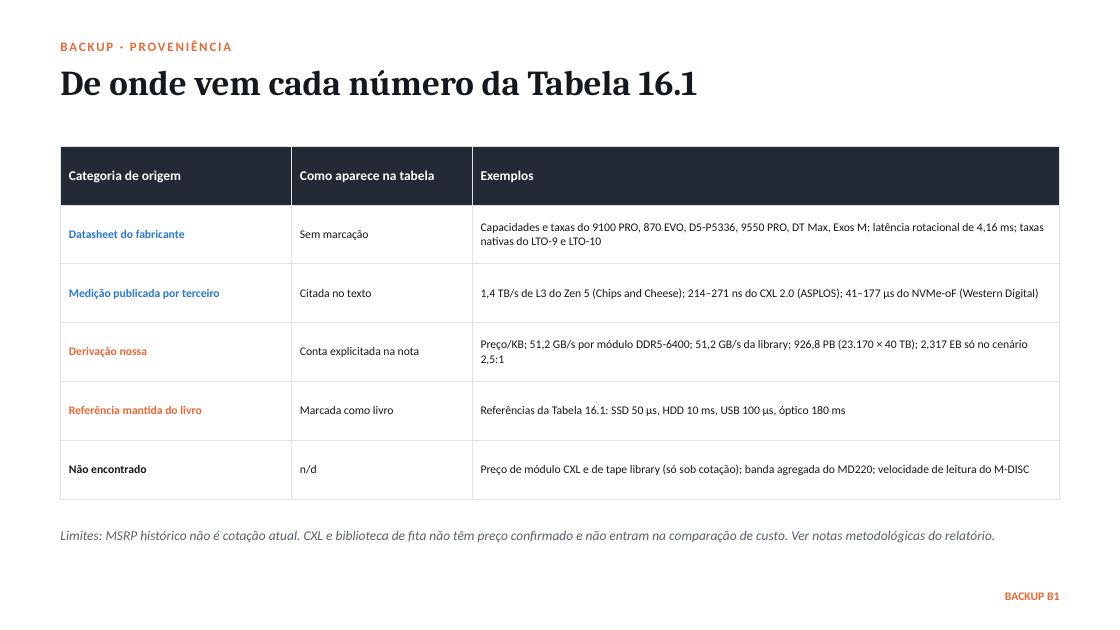
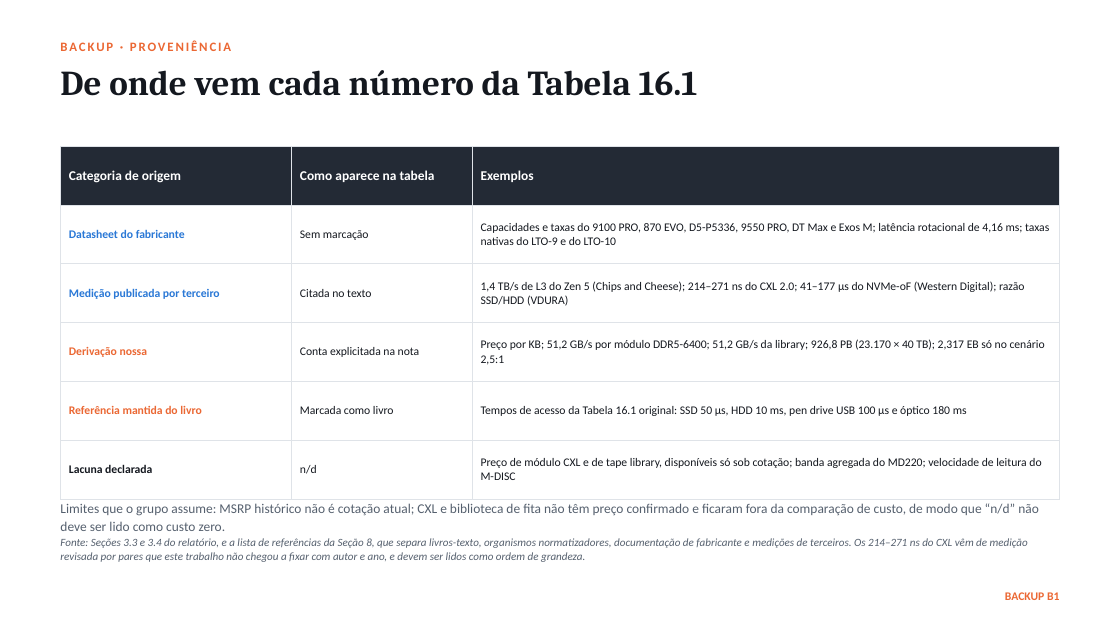
Before and after one commit to guilherme-hu/Trabalho-CBD, a slide deck: slide 24 of Storage e Interfaces/Slides_Armazenamento_SBD.pptx. Drawn at 1120x630 pixels with LibreOffice and Linux fonts; fonts in the diff are those of the drawing. Boxes give left, top, right and bottom in pixels: in the first picture for what was removed or moved away, otherwise in the second. Text is boxed around its words. In the diff, an @@ line names an element or a change of style, - is before the commit and + after.

```diff
--- a/Storage e Interfaces/Slides_Armazenamento_SBD.pptx
+++ b/Storage e Interfaces/Slides_Armazenamento_SBD.pptx
@@ table at (x1=60, y1=146, x2=1060, y2=484) @@
-row 2, column 3: Capacidades e taxas do 9100 PRO, 870 EVO, D5-P5336, 9550 PRO, DT Max, Exos M; latência rotacional de 4,16 ms; taxas nativas do LTO-9 e LTO-10
+row 2, column 3: Capacidades e taxas do 9100 PRO, 870 EVO, D5-P5336, 9550 PRO, DT Max e Exos M; latência rotacional de 4,16 ms; taxas nativas do LTO-9 e do LTO-10
-row 3, column 3: 1,4 TB/s de L3 do Zen 5 (Chips and Cheese); 214–271 ns do CXL 2.0 (ASPLOS); 41–177 µs do NVMe-oF (Western Digital)
+row 3, column 3: 1,4 TB/s de L3 do Zen 5 (Chips and Cheese); 214–271 ns do CXL 2.0; 41–177 µs do NVMe-oF (Western Digital); razão SSD/HDD (VDURA)
-row 4, column 3: Preço/KB; 51,2 GB/s por módulo DDR5-6400; 51,2 GB/s da library; 926,8 PB (23.170 × 40 TB); 2,317 EB só no cenário 2,5:1
+row 4, column 3: Preço por KB; 51,2 GB/s por módulo DDR5-6400; 51,2 GB/s da library; 926,8 PB (23.170 × 40 TB); 2,317 EB só no cenário 2,5:1
-row 5, column 3: Referências da Tabela 16.1: SSD 50 µs, HDD 10 ms, USB 100 µs, óptico 180 ms
+row 5, column 3: Tempos de acesso da Tabela 16.1 original: SSD 50 µs, HDD 10 ms, pen drive USB 100 µs e óptico 180 ms
-row 6, column 1: Não encontrado
+row 6, column 1: Lacuna declarada
-row 6, column 3: Preço de módulo CXL e de tape library (só sob cotação); banda agregada do MD220; velocidade de leitura do M-DISC
+row 6, column 3: Preço de módulo CXL e de tape library, disponíveis só sob cotação; banda agregada do MD220; velocidade de leitura do M-DISC
@@ text at (x1=60, y1=503, x2=1039, y2=531): text changed; italic off @@
-Limites: MSRP histórico não é cotação atual. CXL e biblioteca de fita não têm preço confirmado e não entram na comparação de custo. Ver notas metodológicas do relatório.
+Limites que o grupo assume: MSRP histórico não é cotação atual; CXL e biblioteca de fita não têm preço confirmado e ficaram fora da comparação de custo, de modo que “n/d” não deve ser lido como custo zero.
@@ text added at (x1=60, y1=538, x2=1028, y2=562), 9.5 pt, text #55606E, italic @@
+Fonte: Seções 3.3 e 3.4 do relatório, e a lista de referências da Seção 8, que separa livros-texto, organismos normatizadores, documentação de fabricante e medições de terceiros. Os 214–271 ns do CXL vêm de medição revisada por pares que este trabalho não chegou a fixar com autor e ano, e devem ser lidos como ordem de grandeza.
```
Also in this commit, not shown: 7 other slides changed, 1 other file.
